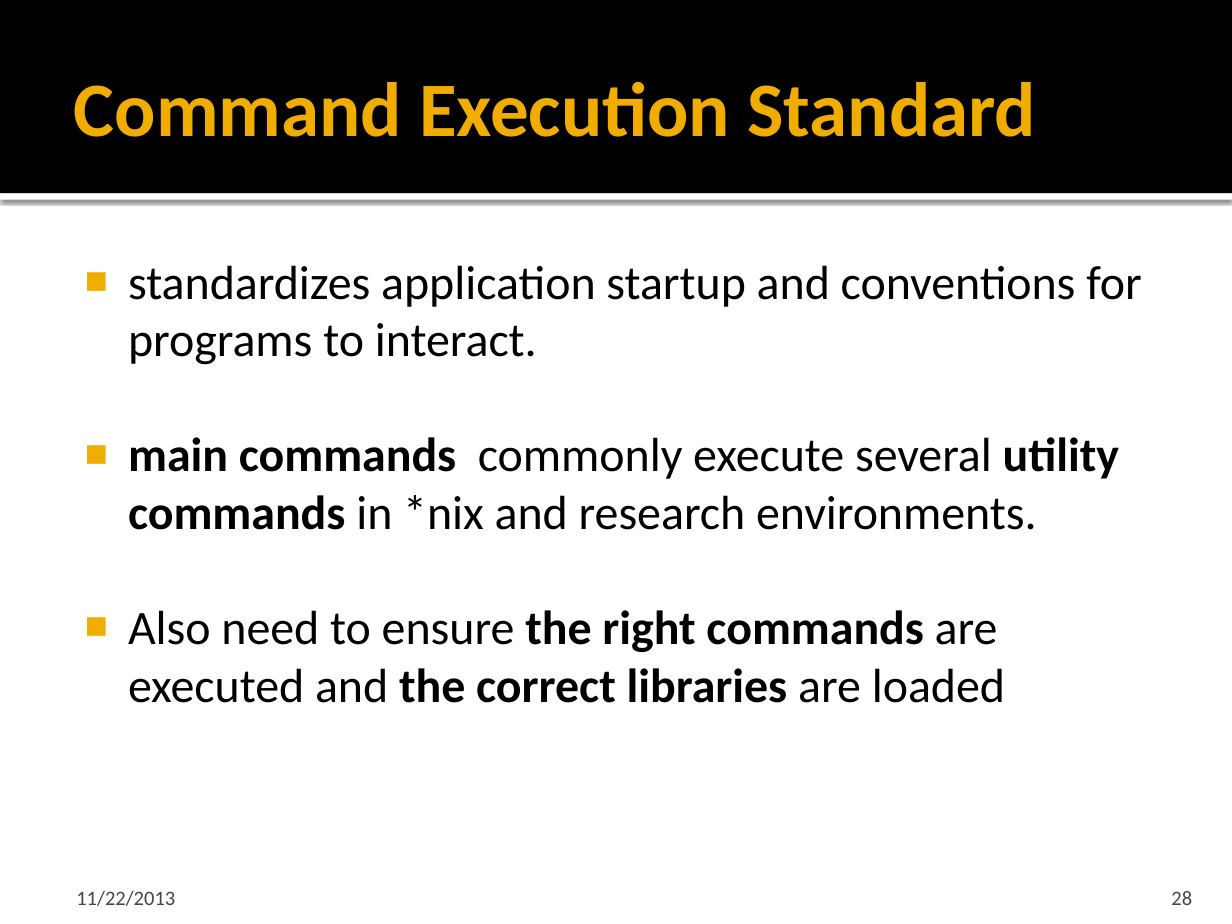
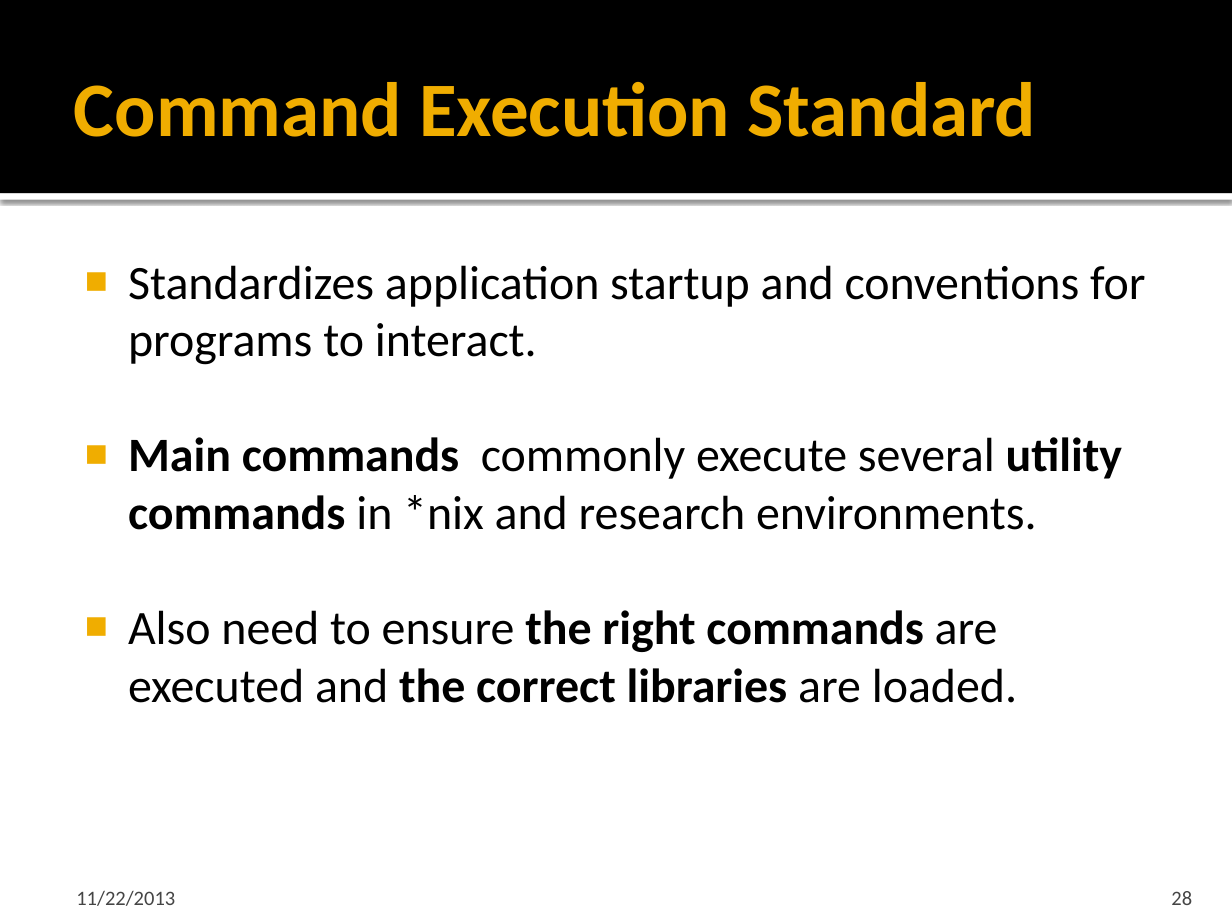
Before and after one commit to cmake-basis/legacy, a slide deck: slide 28 of doc/BASIS_Introduction.pptx. Drawn at 1232x924 pixels with LibreOffice and Linux fonts; fonts in the diff are those of the drawing. Boxes give left, top, right and bottom in pixels: in the first picture for what was removed or moved away, otherwise in the second. Text is boxed around its words. In the diff, an @@ line names an element or a change of style, - is before the commit and + after.

Commit message:
Minor corrections of tutorial slides.

```diff
--- a/doc/BASIS_Introduction.pptx
+++ b/doc/BASIS_Introduction.pptx
@@ text at (x1=128, y1=265, x2=1145, y2=703): text changed @@
-■ standardizes application startup and conventions for programs to interact.
-■ main commands commonly execute several utility commands in *nix and research environments.
-■ Also need to ensure the right commands are executed and the correct libraries are loaded
+■ Standardizes application startup and conventions for programs to interact.
+■ Main commands commonly execute several utility commands in *nix and research environments.
+■ Also need to ensure the right commands are executed and the correct libraries are loaded.
```
Also in this commit, not shown: 10 other slides changed, 4 slides removed, 1 other file.
